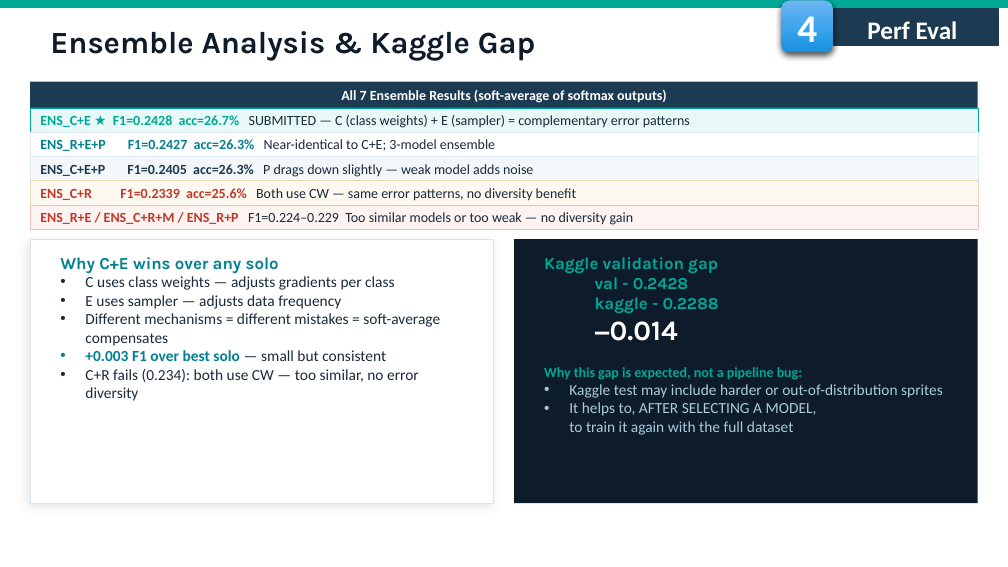
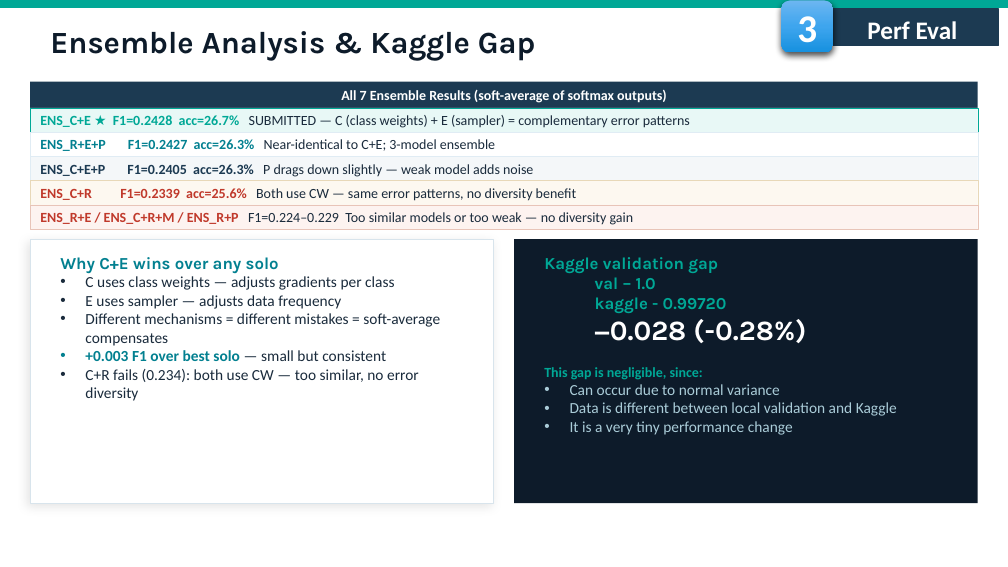
Before and after one commit to fmssilva/DL_Proj, a slide deck: slide 24 of assignment_1/task2/Task2_report.pptx (slide 27 before the commit). Drawn at 1008x567 pixels with LibreOffice and Linux fonts; fonts in the diff are those of the drawing; background and template pictures are left out. Boxes give left, top, right and bottom in pixels: in the first picture for what was removed or moved away, otherwise in the second. Text is boxed around its words. In the diff, an @@ line names an element or a change of style, - is before the commit and + after.

```diff
--- a/assignment_1/task2/Task2_report.pptx
+++ b/assignment_1/task2/Task2_report.pptx
@@ text in rounded rectangle at bbox=[797, 16, 817, 52]: text changed @@
-4
+3
@@ text at bbox=[544, 277, 897, 435]: text changed @@
-val - 0.2428
-kaggle - 0.2288
-−0.014
-Why this gap is expected, not a pipeline bug:
-• Kaggle test may include harder or out-of-distribution sprites
-• It helps to, AFTER SELECTING A MODEL,
-  to train it again with the full dataset
+val – 1.0
+kaggle - 0.99720
+−0.028 (-0.28%)
+This gap is negligible, since:
+• Can occur due to normal variance
+• Data is different between local validation and Kaggle
+• It is a very tiny performance change
```
Also in this commit, not shown: 21 other slides changed, 4 slides added, 7 slides removed.
